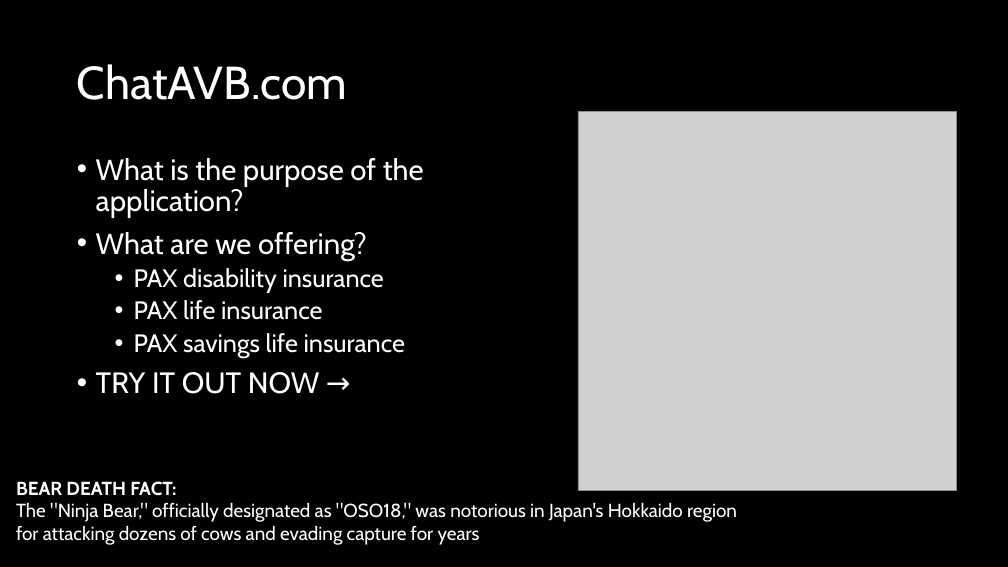
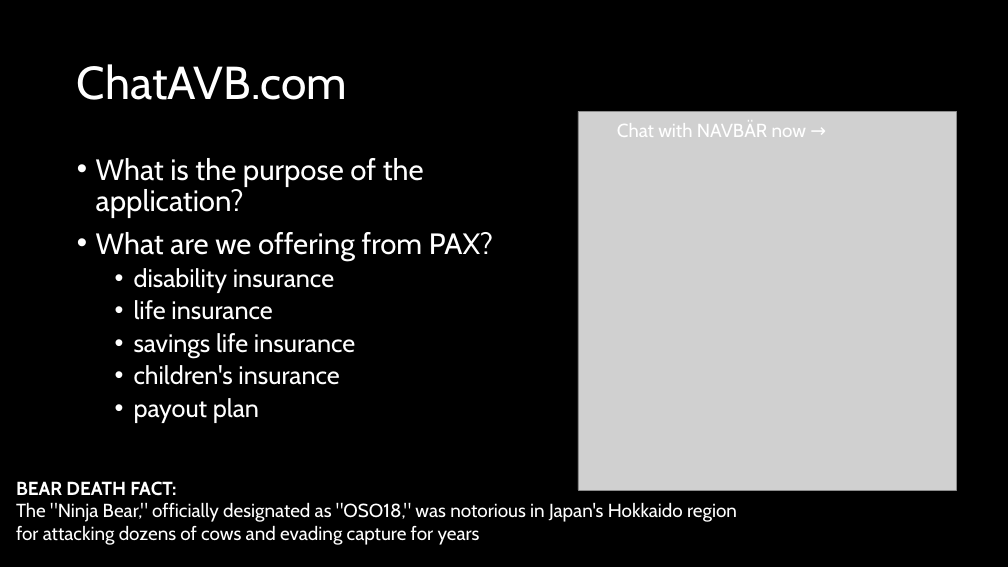
Before and after one commit to snophey/baselhack_2024, a slide deck: slide 4 of assets/presentation/ChatAVR.pptx. Drawn at 1008x567 pixels with LibreOffice and Linux fonts; fonts in the diff are those of the drawing; grey boxes stand for pictures. Boxes give left, top, right and bottom in pixels: in the first picture for what was removed or moved away, otherwise in the second. Text is boxed around its words. In the diff, an @@ line names an element or a change of style, - is before the commit and + after.

```diff
--- a/assets/presentation/ChatAVR.pptx
+++ b/assets/presentation/ChatAVR.pptx
@@ text added at <box>617,123,807,137</box>, 18 pt, text #FFFFFF @@
+Chat with NAVBÄR now →
@@ text at <box>96,232,493,423</box>: text changed @@
-• What are we offering?
-  • PAX disability insurance
-  • PAX life insurance
-  • PAX savings life insurance
-• TRY IT OUT NOW →
+• What are we offering from PAX?
+  • disability insurance
+  • life insurance
+  • savings life insurance
+  • children's insurance
+  • payout plan
```
Also in this commit, not shown: 2 other slides changed, 2 other files.
